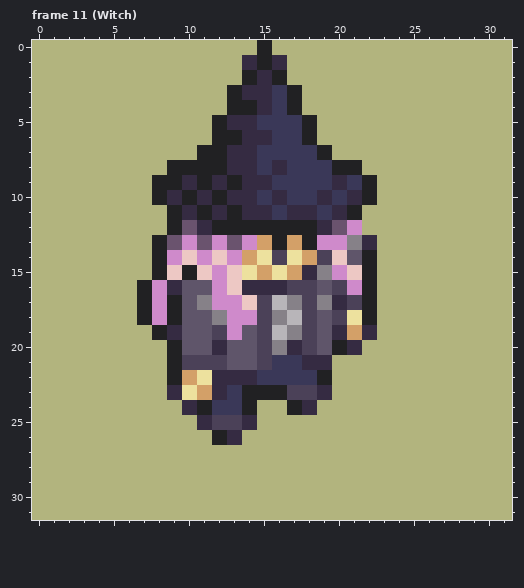
Pixel-art file: layer2/rendering/assets/iso/units.aseprite. Above: the version before the commit.
32x32 pixels, 13 frames. Shown: frame 11 (Witch). The commit also changed other frames, which this record leaves out.
The same view after the edit:
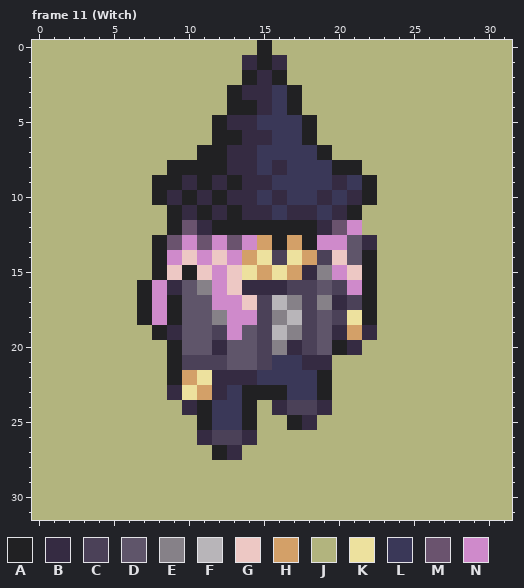
Palette (. is transparent): A #212123  B #352b42  C #4b4158  D #5f556a  E #868188  F #b8b5b9  G #edc8c4  H #d3a068  J #b2b47e  K #ede19e  L #3a3858  M #6a536e  N #cf8acb
The author wrote: witch animation
From old to new:
{"where": "frame 11 (Witch), layer \"Export/sprite\""}
{"frame":11,"y":13,"x":21,"old":"E","new":"D"}
{"frame":11,"y":16,"x":11,"old":"D","new":"E"}
{"frame":11,"y":17,"x":11,"old":"E","new":"D"}
{"frame":11,"y":23,"x":17,"old":"CCB","new":"LLA"}
{"frame":11,"y":24,"x":16,"old":"JABJ","new":"BCCB"}
{"frame":11,"y":25,"x":11,"old":"BCCB","new":"ALLA"}
{"frame":11,"y":25,"x":17,"old":"JJ","new":"AB"}
{"frame":11,"y":26,"x":11,"old":"JABJ","new":"BCCB"}
{"frame":11,"y":27,"x":12,"old":"JJ","new":"AB"}
{"label":"changed","picture_box":[347,235,362,250]}
{"label":"changed","picture_box":[197,280,212,310]}
{"label":"changed","picture_box":[197,385,332,460]}
